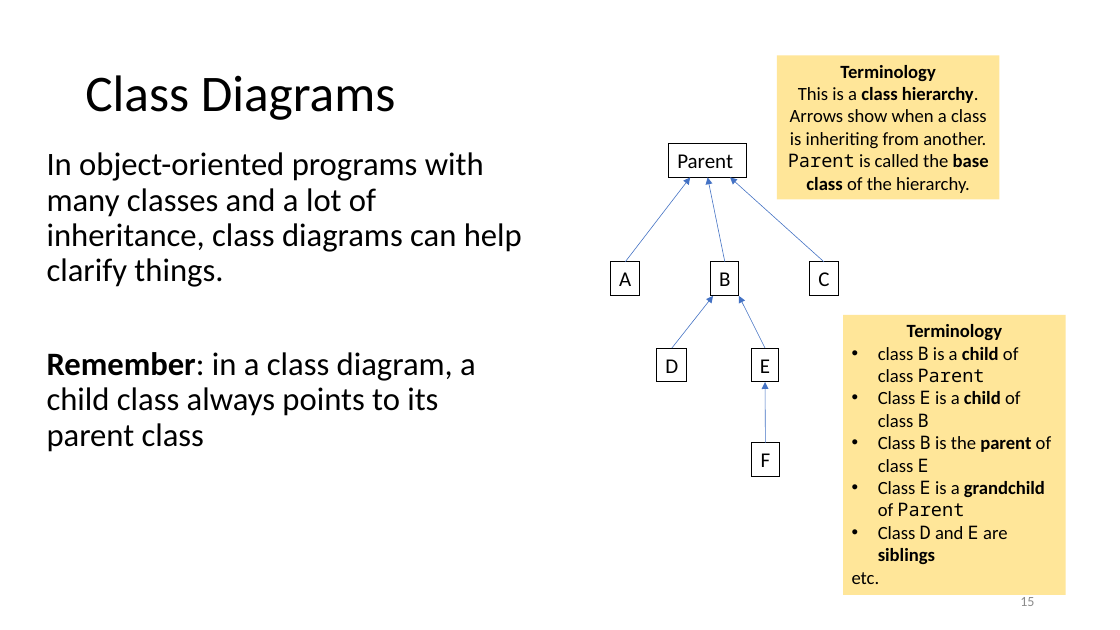
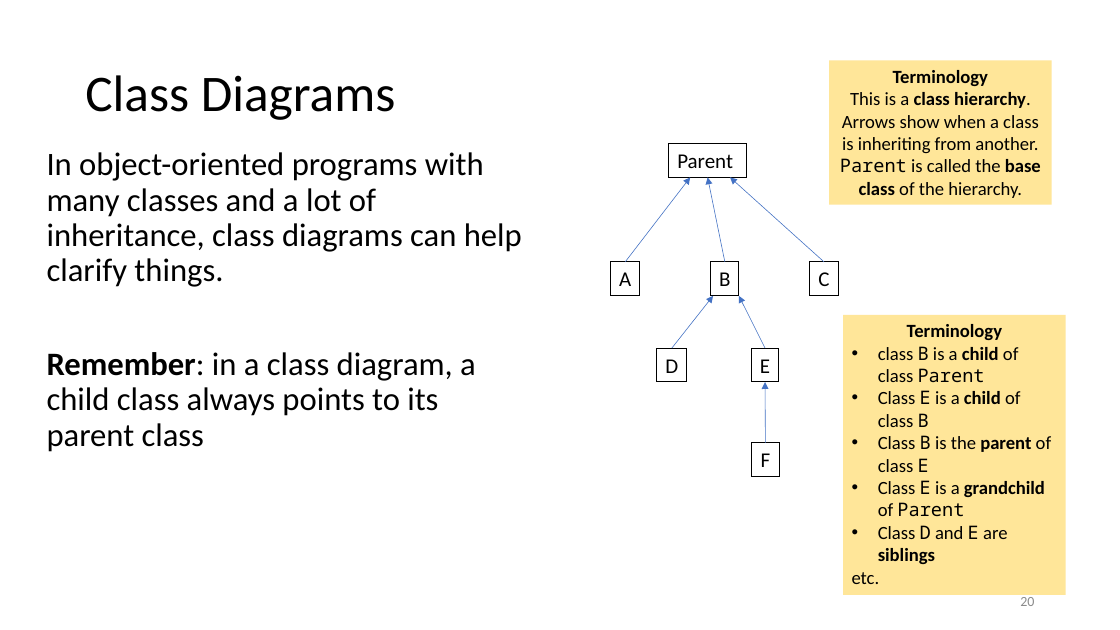
Before and after one commit to tjd1234/cmpt135spring2024, a slide deck: slide 20 of sample_code/week6/week6_cmpt135.pptx (slide 15 before the commit). Drawn at 1120x630 pixels with LibreOffice and Linux fonts; fonts in the diff are those of the drawing. Boxes give left, top, right and bottom in pixels: in the first picture for what was removed or moved away, otherwise in the second. Text is boxed around its words. In the diff, an @@ line names an element or a change of style, - is before the commit and + after.

```diff
--- a/sample_code/week6/week6_cmpt135.pptx
+++ b/sample_code/week6/week6_cmpt135.pptx
@@ rectangle "Terminology": place and size @@
-rectangle "Terminology" at [777, 55, 1000, 200]
+rectangle "Terminology" at [829, 60, 1052, 205]
@@ page number at [1020, 594, 1034, 606]: text changed @@
-15
+20
```
Also in this commit, not shown: 28 other slides changed, 6 slides added.
